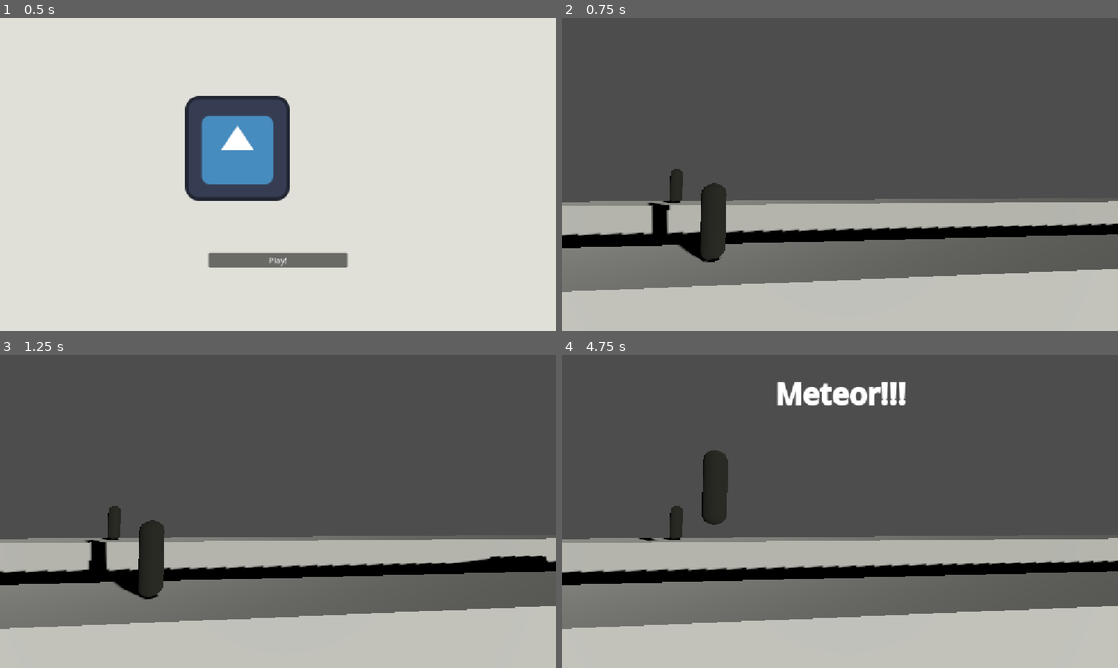
Above: before the commit, frames 1-4 (two rows, left to right).
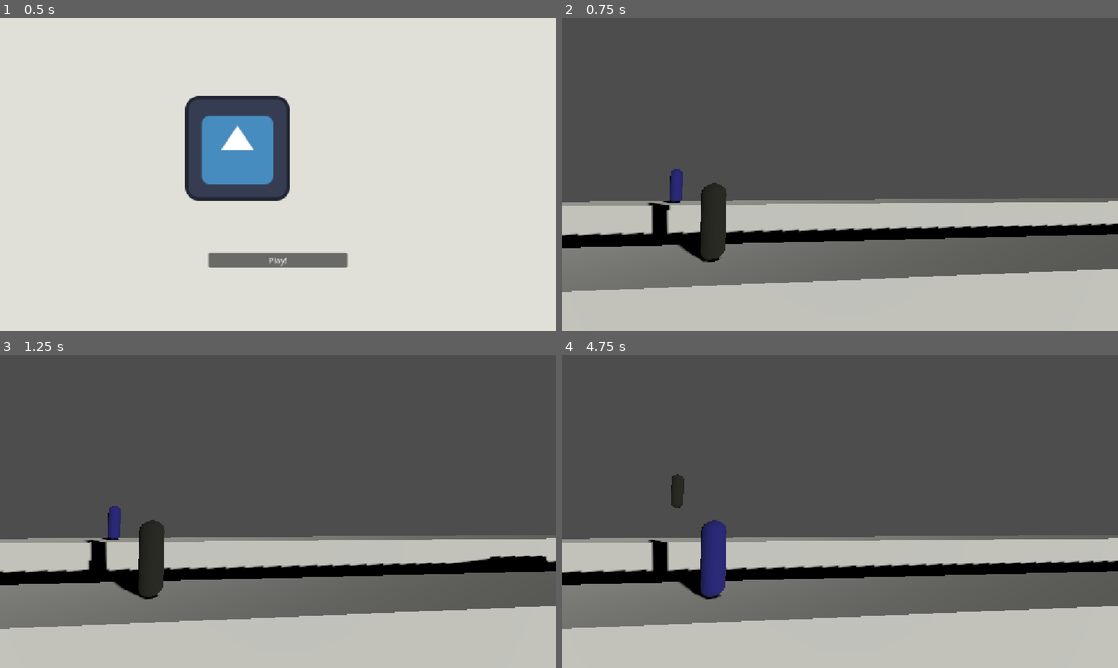
Above: after the commit, the same moments.

Repository: wombatus2137/parallax-run
Game: Godot game, scene res://menu/main_menu.tscn
Same seed, same stepped clock (60 frames per second), same inputs: the game is played once before the commit and once after it. The engine's default icon, where the game draws it, is replaced by a stand-in: a white triangle on a blue panel in a dark square.
Inputs:
- Up to frame 1 (0.5 s): no input
- Up to frame 2 (0.75 s): click "Play!" at 0.5 s
- Up to frame 3 (1.25 s): no input
- Up to frame 4 (4.75 s): tap S (crouch) every 0.75 s from 1.35 to 4.35 s; tap W (jump) at 1.52, 2.27, 3.77, 4.52 s

Frame 1 is identical in both runs. In frame 2, 0.2% of the frame differs, in the area x 19-22%, y 48-59%; in frame 3, 0.2%; in frame 4, 4.1%, in the area x 13-62%, y 8-79%.

Commit message:
feat: world generation and materials

Diff:
--- /dev/null
+++ b/game/game.gd
@@ -0,0 +1,49 @@
+extends Node3D
+
+
+@export var camera_speed := 6.0
+@onready var camera := get_node("Camera3D")
+@onready var danger_location = get_node("Path3D/PathFollow3D")
+@onready var danger_location2 = get_node("Path3D2/PathFollow3D")
+var next_danger_location: Node
+@onready var dangers: Array[PackedScene] = [
+	preload("res://game/meteor.tscn"),
+	preload("res://game/player_switcher.tscn"),
+	preload("res://game/meteor.tscn"),
+	preload("res://game/meteor.tscn"),
+]
+var next_danger_index: int
+var next_danger_instance: Node
+@onready var player := get_node("Player")
+@onready var player2 := get_node("Player2")
+
+
+# Called when the node enters the scene tree for the first time.
+func _ready() -> void:
+	while danger_location.progress < 2950 and danger_location2.progress < 2950:
+		if randi_range(0, 1):
+			next_danger_location = danger_location
+			print(danger_location.position)
+		else:
+			next_danger_location = danger_location2
+			print(danger_location2.position)
+		next_danger_location.progress += randf_range(2, 20)
+		next_danger_index = randi_range(0, dangers.size() - 1)
+		next_danger_instance = dangers[next_danger_index].instantiate()
+		add_child(next_danger_instance)
+		next_danger_instance.position = next_danger_location.position
+		if next_danger_index == 2 or next_danger_index == 3:
+			next_danger_instance.position.y = next_danger_location.position.y + 8
+			if next_danger_index == 3:
+				next_danger_instance.is_early = next_danger_index - 2
+
+
+# Called every frame. 'delta' is the elapsed time since the previous frame.
+func _process(delta: float) -> void:
+	camera.position.x += camera_speed * delta
+
+
+func switch_players() -> void:
+	var old_position = player.position
+	player.position = player2.position
+	player2.position = old_position
--- a/game/game.tscn
+++ b/game/game.tscn
@@ -1,6 +1,8 @@
 [gd_scene format=3 uid="uid://wryppywlcluc"]
 
+[ext_resource type="Script" uid="uid://buufnlkdgbmxj" path="res://game/game.gd" id="1_4fuuu"]
 [ext_resource type="PackedScene" uid="uid://m606jfjpfvft" path="res://game/player.tscn" id="1_l1rk1"]
+[ext_resource type="Material" uid="uid://vrbx7ukud53b" path="res://materials/ground_material_3d.tres" id="2_dxrkv"]
 [ext_resource type="PackedScene" uid="uid://cnm2rjtd8qi5l" path="res://game/pit.tscn" id="2_vasa2"]
 [ext_resource type="PackedScene" uid="uid://bqqp53xhj067o" path="res://game/meteor.tscn" id="4_4fuuu"]
 
@@ -8,31 +10,32 @@
 size = Vector3(3000, 1, 1)
 
 [sub_resource type="BoxMesh" id="BoxMesh_l1rk1"]
+material = ExtResource("2_dxrkv")
 size = Vector3(3000, 1, 1)
-
-[sub_resource type="StandardMaterial3D" id="StandardMaterial3D_vasa2"]
-albedo_color = Color(0.8784314, 0.8784314, 0.84705883, 1)
 
 [sub_resource type="BoxShape3D" id="BoxShape3D_vasa2"]
 size = Vector3(3000, 1.2, 1)
 
 [sub_resource type="BoxMesh" id="BoxMesh_h7iqs"]
+material = ExtResource("2_dxrkv")
 size = Vector3(3000, 1.2, 1)
 
-[sub_resource type="StandardMaterial3D" id="StandardMaterial3D_h7iqs"]
-albedo_color = Color(0.8156863, 0.8156863, 0.78431374, 1)
+[sub_resource type="Curve3D" id="Curve3D_dxrkv"]
+_data = {
+"points": PackedVector3Array(0, 0, 0, 0, 0, 0, 7, 0, 0.5, 0, 0, 0, 0, 0, 0, 3000, 0, 0.5),
+"tilts": PackedFloat32Array(0, 0)
+}
+point_count = 2
+
+[sub_resource type="Curve3D" id="Curve3D_4fuuu"]
+_data = {
+"points": PackedVector3Array(0, 0, 0, 0, 0, 0, 7, 0.3, -2, 0, 0, 0, 0, 0, 0, 3000, 0.3, -2),
+"tilts": PackedFloat32Array(0, 0)
+}
+point_count = 2
 
 [node name="Game" type="Node3D" unique_id=662628560]
-
-[node name="WarningLabel" type="RichTextLabel" parent="." unique_id=187496664]
-anchors_preset = 10
-anchor_right = 1.0
-offset_bottom = 162.0
-grow_horizontal = 2
-theme_override_font_sizes/bold_font_size = 60
-bbcode_enabled = true
-horizontal_alignment = 1
-vertical_alignment = 1
+script = ExtResource("1_4fuuu")
 
 [node name="Camera3D" type="Camera3D" parent="." unique_id=1429334383]
 transform = Transform3D(0.99619484, -0.0038016797, -0.08707279, 0, 0.99904823, -0.04361939, 0.087155744, 0.043453403, 0.9952467, 2, 0.7, 2.5)
@@ -51,7 +54,6 @@
 
 [node name="MeshInstance3D" type="MeshInstance3D" parent="GroundNear" unique_id=2053169635]
 mesh = SubResource("BoxMesh_l1rk1")
-surface_material_override/0 = SubResource("StandardMaterial3D_vasa2")
 
 [node name="GroundFar" type="StaticBody3D" parent="." unique_id=1070500466]
 transform = Transform3D(1, 0, 0, 0, 1, 0, 0, 0, 1, 1450, -0.3, -2)
@@ -62,7 +64,18 @@
 
 [node name="MeshInstance3D" type="MeshInstance3D" parent="GroundFar" unique_id=947092472]
 mesh = SubResource("BoxMesh_h7iqs")
-surface_material_override/0 = SubResource("StandardMaterial3D_h7iqs")
+
+[node name="Path3D" type="Path3D" parent="." unique_id=352354781]
+curve = SubResource("Curve3D_dxrkv")
+
+[node name="PathFollow3D" type="PathFollow3D" parent="Path3D" unique_id=1955940596]
+transform = Transform3D(-4.371139e-08, 0, -1, 0, 1, 0, 1, 0, -4.371139e-08, 7, 0, 0.5)
+
+[node name="Path3D2" type="Path3D" parent="." unique_id=720156728]
+curve = SubResource("Curve3D_4fuuu")
+
+[node name="PathFollow3D" type="PathFollow3D" parent="Path3D2" unique_id=997614846]
+transform = Transform3D(-4.371139e-08, 0, -1, 0, 1, 0, 1, 0, -4.371139e-08, 7, 0.3, -2)
 
 [node name="Player" parent="." unique_id=1984117945 instance=ExtResource("1_l1rk1")]
 transform = Transform3D(1, 0, 0, 0, 1, 0, 0, 0, 1, 1, 0.35, 0.5)
--- a/game/meteor.gd
+++ b/game/meteor.gd
@@ -3,7 +3,6 @@
 
 @export var speed := -4.0
 @export var is_early:bool = 0
-@onready var warning_label := get_node("../WarningLabel")
 var is_locked_on_player: bool = 0
 
 
@@ -19,7 +18,6 @@
 	if is_on_floor():
 		is_locked_on_player = 0
 
-
 	if is_locked_on_player:
 		velocity.x = speed
 		velocity.y = speed - 4.2
@@ -29,9 +27,4 @@
 
 func _on_area_3d_body_entered(body: Node3D) -> void:
 	if body.is_in_group("players"):
-		warning_label.text = "[b]Meteor!!![/b]"
 		is_locked_on_player = 1
-
-
-func _on_warning_timer_timeout() -> void:
-	warning_label.text = ""
--- a/game/meteor.tscn
+++ b/game/meteor.tscn
@@ -1,14 +1,13 @@
 [gd_scene format=3 uid="uid://bqqp53xhj067o"]
 
 [ext_resource type="Script" uid="uid://ci6kn68obs0r8" path="res://game/meteor.gd" id="1_wc7la"]
+[ext_resource type="Material" uid="uid://b1vtmirnf4wfj" path="res://materials/danger_material_3d.tres" id="2_2d6fx"]
 
 [sub_resource type="SphereShape3D" id="SphereShape3D_2d6fx"]
 radius = 0.1
 
-[sub_resource type="StandardMaterial3D" id="StandardMaterial3D_ngg0y"]
-albedo_color = Color(0, 0, 0, 1)
-
 [sub_resource type="SphereMesh" id="SphereMesh_ac13h"]
+material = ExtResource("2_2d6fx")
 radius = 0.1
 height = 0.2
 
@@ -22,7 +21,6 @@
 shape = SubResource("SphereShape3D_2d6fx")
 
 [node name="MeshInstance3D" type="MeshInstance3D" parent="." unique_id=1793147644]
-material_override = SubResource("StandardMaterial3D_ngg0y")
 mesh = SubResource("SphereMesh_ac13h")
 
 [node name="Area3D" type="Area3D" parent="." unique_id=74279213]
@@ -34,8 +32,4 @@
 
 [node name="VisibleOnScreenNotifier3D" type="VisibleOnScreenNotifier3D" parent="." unique_id=631741573 groups=["danger"]]
 
-[node name="WarningTimer" type="Timer" parent="." unique_id=365806996]
-one_shot = true
-
 [connection signal="body_entered" from="Area3D" to="." method="_on_area_3d_body_entered"]
-[connection signal="timeout" from="WarningTimer" to="." method="_on_warning_timer_timeout"]
--- a/game/pit.tscn
+++ b/game/pit.tscn
@@ -1,13 +1,13 @@
 [gd_scene format=3 uid="uid://cnm2rjtd8qi5l"]
+
+[ext_resource type="Material" uid="uid://b1vtmirnf4wfj" path="res://materials/danger_material_3d.tres" id="1_brkpx"]
 
 [sub_resource type="BoxShape3D" id="BoxShape3D_vhgle"]
 size = Vector3(1, 0.2, 1)
 
 [sub_resource type="BoxMesh" id="BoxMesh_mo0l2"]
+material = ExtResource("1_brkpx")
 size = Vector3(1.2, 0.2, 1.2)
-
-[sub_resource type="StandardMaterial3D" id="StandardMaterial3D_vhgle"]
-albedo_color = Color(0, 0, 0, 1)
 
 [node name="Pit" type="CharacterBody3D" unique_id=1981660112 groups=["danger"]]
 collision_layer = 4
@@ -18,6 +18,5 @@
 
 [node name="MeshInstance3D" type="MeshInstance3D" parent="." unique_id=1787254480]
 mesh = SubResource("BoxMesh_mo0l2")
-surface_material_override/0 = SubResource("StandardMaterial3D_vhgle")
 
 [node name="VisibleOnScreenNotifier3D" type="VisibleOnScreenNotifier3D" parent="." unique_id=1443660348]
--- a/game/player.gd
+++ b/game/player.gd
@@ -5,10 +5,14 @@
 @export var jump_velocity := 5.0
 @export var jump_input: StringName = "jump"
 @export var crouch_input: StringName = "crouch"
+@onready var player2_material := preload("res://materials/player2_material_3d.tres")
 @onready var mob_collision_shape := get_node("Area3D/CollisionShape3D")
-@onready var switch_timer := get_node("SwitchTimer")
-@onready var warning_label := get_node("../WarningLabel")
-signal game_over
+@onready var main_node := get_node("..")
+
+
+func _ready() -> void:
+	if name == "Player2":
+		get_node("MeshInstance3D").set_surface_override_material(0, player2_material)
 
 
 func _physics_process(delta: float) -> void:
@@ -31,27 +35,11 @@
 	velocity.x = speed
 	velocity.z = 0
 
-	if name == "Player":
-		#Camera moves only by first player
-		var camera := get_node("../Camera3D")
-		camera.position.x += speed * delta
-
 	move_and_slide()
 
 
 func _on_area_3d_body_entered(body: Node3D) -> void:
 	if body.is_in_group("danger"):
 		print("ded")
-		game_over.emit()
 	elif body.is_in_group("player_switchers"):
-		warning_label.text = "[b]PLAYER SWITCH!!![/b]"
-		switch_timer.start()
-
-
-func _on_switch_timer_timeout() -> void:
-	if name == "Player":
-		var seccond_player := get_node("../Player2")
-		var old_position = position
-		position = seccond_player.position
-		seccond_player.position = old_position
-		warning_label.text = ""
+		main_node.switch_players()
--- a/game/player.tscn
+++ b/game/player.tscn
@@ -1,17 +1,16 @@
 [gd_scene format=3 uid="uid://m606jfjpfvft"]
 
 [ext_resource type="Script" uid="uid://c26sxxko0xmlj" path="res://game/player.gd" id="1_dadds"]
+[ext_resource type="Material" uid="uid://ckuwnmljmrmtb" path="res://materials/player_material_3d.tres" id="2_w5y0b"]
 
 [sub_resource type="CapsuleShape3D" id="CapsuleShape3D_dadds"]
 radius = 0.1
 height = 0.7
 
 [sub_resource type="CapsuleMesh" id="CapsuleMesh_du4nq"]
+material = ExtResource("2_w5y0b")
 radius = 0.1
 height = 0.7
-
-[sub_resource type="StandardMaterial3D" id="StandardMaterial3D_dadds"]
-albedo_color = Color(0.1254902, 0.1254902, 0.09411765, 1)
 
 [sub_resource type="CapsuleShape3D" id="CapsuleShape3D_w5y0b"]
 radius = 0.05
@@ -26,7 +25,6 @@
 
 [node name="MeshInstance3D" type="MeshInstance3D" parent="." unique_id=1592217719]
 mesh = SubResource("CapsuleMesh_du4nq")
-surface_material_override/0 = SubResource("StandardMaterial3D_dadds")
 
 [node name="Area3D" type="Area3D" parent="." unique_id=14429164]
 collision_layer = 2
@@ -35,8 +33,4 @@
 [node name="CollisionShape3D" type="CollisionShape3D" parent="Area3D" unique_id=1939671665]
 shape = SubResource("CapsuleShape3D_w5y0b")
 
-[node name="SwitchTimer" type="Timer" parent="." unique_id=508964292]
-one_shot = true
-
 [connection signal="body_entered" from="Area3D" to="." method="_on_area_3d_body_entered"]
-[connection signal="timeout" from="SwitchTimer" to="." method="_on_switch_timer_timeout"]
--- a/game/player_switcher.tscn
+++ b/game/player_switcher.tscn
@@ -1,20 +1,29 @@
 [gd_scene format=3 uid="uid://depkl3tj0n5xl"]
 
-[sub_resource type="BoxShape3D" id="BoxShape3D_ghixo"]
+[ext_resource type="Material" uid="uid://clyttofmjdgdo" path="res://materials/player_switcher_material_3d.tres" id="1_5tloj"]
 
-[sub_resource type="CapsuleMesh" id="CapsuleMesh_ghixo"]
-radius = 0.2
-height = 1.0
+[sub_resource type="CylinderShape3D" id="CylinderShape3D_ghixo"]
+height = 0.2
+radius = 0.3
+
+[sub_resource type="CylinderMesh" id="CylinderMesh_ghixo"]
+material = ExtResource("1_5tloj")
+top_radius = 0.3
+bottom_radius = 0.3
+height = 0.2
+
+[sub_resource type="StandardMaterial3D" id="StandardMaterial3D_5tloj"]
+albedo_color = Color(0.8691911, 0.43348047, 0.16862231, 1)
 
 [node name="PlayerSwitcher" type="CharacterBody3D" unique_id=1035937243 groups=["player_switchers"]]
 collision_layer = 4
 collision_mask = 0
 
 [node name="CollisionShape3D" type="CollisionShape3D" parent="." unique_id=1908267653]
-shape = SubResource("BoxShape3D_ghixo")
+shape = SubResource("CylinderShape3D_ghixo")
 
 [node name="MeshInstance3D" type="MeshInstance3D" parent="." unique_id=1174599529]
-transform = Transform3D(1, 0, 0, 0, 1, 0, 0, 0, 1, 0, -0.9, 0)
-mesh = SubResource("CapsuleMesh_ghixo")
+mesh = SubResource("CylinderMesh_ghixo")
+surface_material_override/0 = SubResource("StandardMaterial3D_5tloj")
 
 [node name="VisibleOnScreenNotifier3D" type="VisibleOnScreenNotifier3D" parent="." unique_id=1166916824]
--- /dev/null
+++ b/materials/danger_material_3d.tres
@@ -0,0 +1,4 @@
+[gd_resource type="StandardMaterial3D" format=3 uid="uid://b1vtmirnf4wfj"]
+
+[resource]
+albedo_color = Color(0, 0, 0, 1)
--- /dev/null
+++ b/materials/ground_material_3d.tres
@@ -0,0 +1,4 @@
+[gd_resource type="StandardMaterial3D" format=3 uid="uid://vrbx7ukud53b"]
+
+[resource]
+albedo_color = Color(0.8784314, 0.8784314, 0.84705883, 1)
--- /dev/null
+++ b/materials/player2_material_3d.tres
@@ -0,0 +1,4 @@
+[gd_resource type="StandardMaterial3D" format=3 uid="uid://cglq0qlil3oud"]
+
+[resource]
+albedo_color = Color(0.1254902, 0.1254902, 0.4627451, 1)
--- /dev/null
+++ b/materials/player_material_3d.tres
@@ -0,0 +1,4 @@
+[gd_resource type="StandardMaterial3D" format=3 uid="uid://ckuwnmljmrmtb"]
+
+[resource]
+albedo_color = Color(0.1254902, 0.1254902, 0.09411765, 1)
--- /dev/null
+++ b/materials/player_switcher_material_3d.tres
@@ -0,0 +1,4 @@
+[gd_resource type="StandardMaterial3D" format=3 uid="uid://clyttofmjdgdo"]
+
+[resource]
+albedo_color = Color(0.8691911, 0.43348047, 0.16862231, 1)
Not shown, added: game/game.gd.uid
